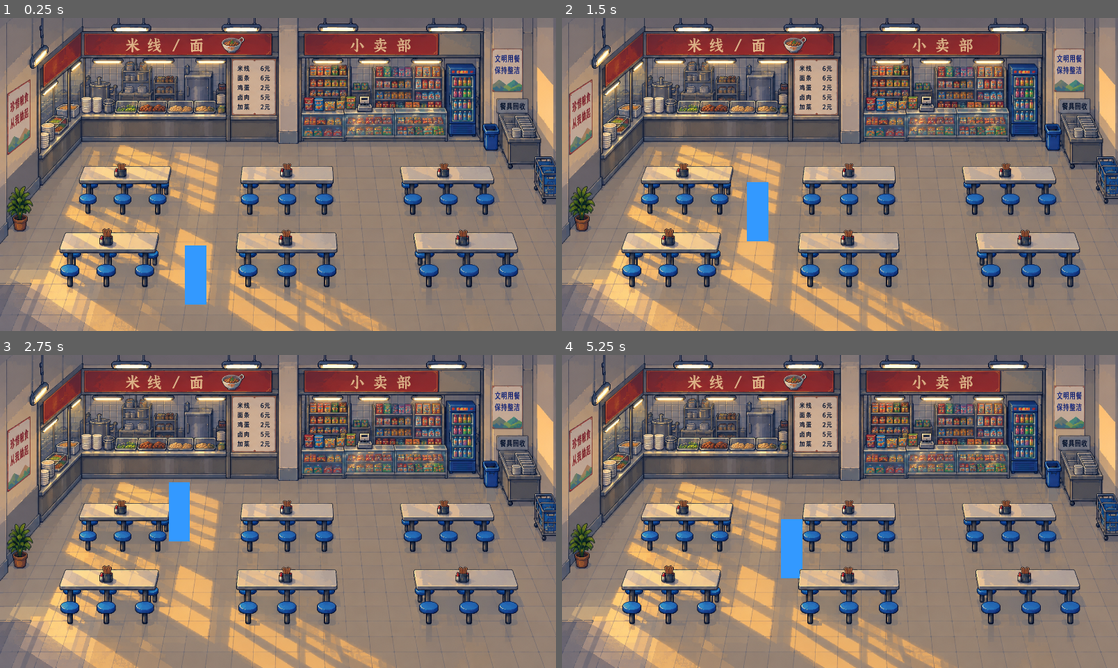
Above: before the commit, frames 1-4 (two rows, left to right).
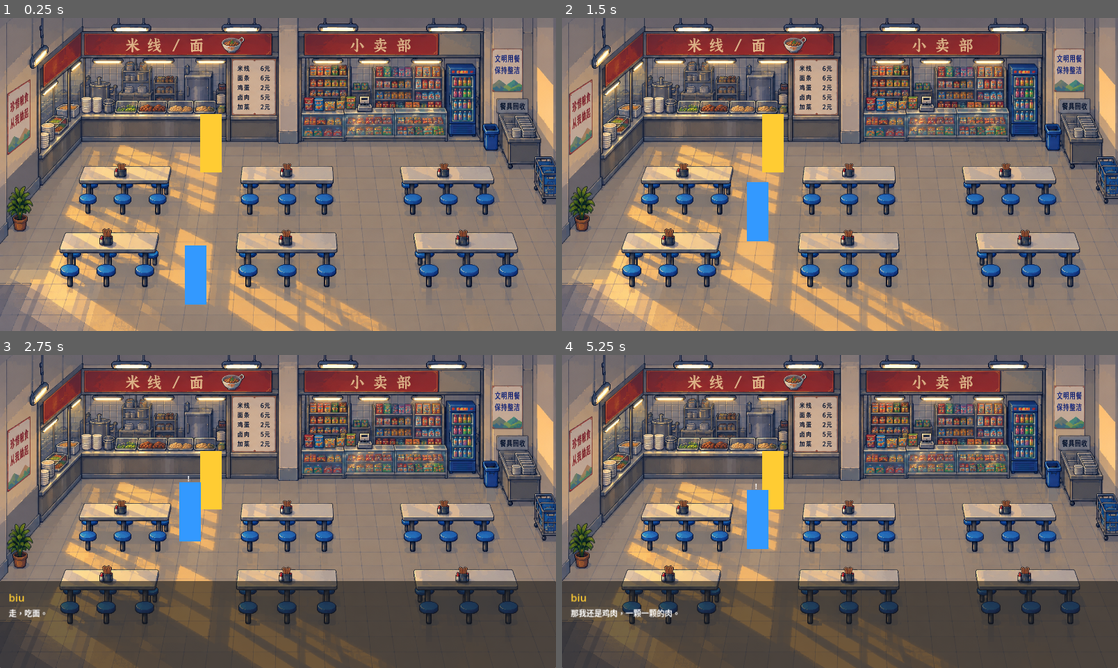
Above: after the commit, the same moments.

Repository: margaret1123/qiu-s-birthday
Game: Godot game, scene res://s02_canteen.tscn
Same seed, same stepped clock (60 frames per second), same inputs: the game is played once before the commit and once after it. This scene is started directly instead of the project's main scene.
Inputs (mouse positions are in pixels of both pictures, inside the frame that each line leads up to):
- Up to frame 1 (0.25 s): no input
- Up to frame 2 (1.5 s): tap Enter (ui_accept) at 0.5, 0.77 s; move the mouse to (812, 237) at 0.52 s; hold Up (ui_up) from 0.53 s (still down); tap E (interact) at 0.6, 1.35 s; move the mouse to (1006, 221) at 1.27 s
- Up to frame 3 (2.75 s): tap Enter (ui_accept) at 1.52 s; move the mouse to (111, 464) at 2.02 s; release Up (ui_up) at 2.03 s; hold Left (ui_left) from 2.03 s (still down); tap E (interact) at 2.1 s
- Up to frame 4 (5.25 s): tap Enter (ui_accept) at 2.75, 3.02, 3.5, 3.77, 4.52 s; move the mouse to (867, 511) at 2.77 s; tap E (interact) every 0.75 s from 2.85 to 5.1 s; move the mouse to (756, 433) at 3.52 s; release Left (ui_left) at 3.53 s; hold Down (ui_down) 3.53-4.28 s; tap Escape (ui_cancel) at 4.15 s; move the mouse to (962, 495) at 4.27 s; hold Right (ui_right) 4.28-5.03 s; move the mouse to (728, 527) at 5.02 s; hold Up (ui_up) from 5.03 s (still down)

The runs differ from the first frame. In frame 1, 0.7% of the frame differs, in the area x 36-40%, y 30-50%; in frame 2, 0.7%; in frame 3, 29%; in frame 4, 29%, in the area x 0-100%, y 30-100%.

Commit message:
feat: complete S02 canteen story
Biu waits at the noodle window, the two of them pick a bowl, and then sit
down at Table5 to eat. The choice does not branch the story: both answers
play out into the same meal and the same bowls, with Biu on the chicken one
and the player on the zhajiang one.

Everything here is local to the scene. The flow lives in s02_canteen.gd as a
scene-local enum, the meal reuses s02_canteen.tscn rather than cutting to a
separate scene, and the walking actors are swapped for two seated sprites
under WorldSort so the existing y-sort keeps doing the occluding. No
manager, no animation system, no save state.

Two things worth knowing:

- The shared DialogueBox closes itself on ui_cancel and emits nothing, which
  mid-meal would strand the player with a hidden body. Rather than widen that
  API for one scene, the scene swallows the cancel while the meal owns the
  screen, and waits on the box closing rather than on dialogue_finished so a
  cancel that did slip through still advances instead of hanging.

- The player's seated sprite carries its own stool. It only swallows the
  stool painted into the background at the scene's full 176px character
  height and at the painted stool's centre x (857.5, not the table's 865);
  a smaller figure leaves the painted seat showing as a second blue ring.
  Biu is drawn at the same 176px, since they are classmates.

The seated art lives in art/characters/Biu/ but is Qiu, the player: twin
tails and a red hair tie, matching art/characters/Qiu/CHAR_MC_*. Left where
it was rather than renamed.

Co-Authored-By: Claude Code <noreply@anthropic.com>

Diff:
--- a/s02_canteen.gd
+++ b/s02_canteen.gd
@@ -1,12 +1,282 @@
 extends Node2D
 
-## S02 "CanteenMorning": the space and its runtime only.
+## S02 "CanteenMorning": Biu waiting at the noodle window, the noodle choice,
+## then the two of them sitting down at Table5 to eat.
 ##
-## The canteen story is not written yet - this scene exists so the S01 -> S02
-## template is proven end to end. Player spawning is handled by GlobalState and
-## player.gd; nothing else belongs here.
-
+## Scene-local only - this flow belongs to this scene and is deliberately not in
+## GlobalState. There is no manager, no separate cutscene scene and no animation
+## system: the meal is the same scene with the walking actors swapped for two
+## seated sprites.
+
+enum FlowState {
+	COUNTER,      ## Biu's four opening lines; the choice opens when they end.
+	NOODLE_REPLY, ## Biu's reaction to the pick; the meal starts when it ends.
+	MEAL_PART_1,  ## The player's lines while seated.
+	MEAL_PART_2,  ## Biu's "把你当男娃娃……", then the ？？？？？ bubble.
+	MEAL_PART_3,  ## Biu's "所以…… / 我们……", then the ！！！！ bubble.
+	LAUGHING,     ## Both sprites bounce, "哈哈哈哈……" on screen.
+	COMPLETED,    ## Meal over; Biu only has the one line left.
+}
+
+const BIU_NAME := "biu"
+## Speaker for the lines the player themselves says at the table.
+const PLAYER_NAME := "你"
+
+## Biu waits in the aisle in front of the 米线/面 window, in the gap between
+## Table1 and Table2. The player reaches them from the S02 spawn without
+## crossing a table, and the interaction zone stays inside that gap so it can
+## never be triggered through a table.
+const BIU_COUNTER_POSITION := Vector2(630, 468)
+
+## Table5 is the staging table. Its occluder sorts at y = 703: Biu sorts just
+## above that so the table's front edge cuts her off at the waist, and the
+## player sorts below it so they read as sitting on the near side.
+##
+## The player's sprite carries its own stool. Two things make it swallow the
+## stool painted into the background instead of doubling it: x is that stool's
+## centre (857.5, not the table's 865), and the figure is drawn at the scene's
+## full 176px character height. The sprite's stool is shorter than the painted
+## one, so at a smaller figure the painted seat stays visible as a second blue
+## ring around it. The y stands the sprite's stool base on the floor.
+const MEAL_BIU_POSITION := Vector2(865, 694)
+const MEAL_PLAYER_POSITION := Vector2(857, 805)
+
+## The hidden player body is parked here so the one Camera2D frames Table5.
+const MEAL_CAMERA_ANCHOR := MEAL_PLAYER_POSITION
+## Open floor below Table5, outside every table's collision box.
+const AFTER_MEAL_SPAWN := Vector2(800, 852)
+## Beside the player, in the same open floor and clear of the table.
+const BIU_AFTER_MEAL_POSITION := Vector2(738, 848)
+
+## Biu's opening lines. The choice only opens once all four have been read.
+const COUNTER_LINES: Array[String] = [
+	"走，吃面。",
+	"我还是鸡肉的。",
+	"一颗一颗的肉。",
+	"你呢？",
+]
+
+## index 0 is the wrong pick, index 1 is what actually happened. This asks what
+## the player wants, not what they end up with: both answers play out into the
+## same meal and the same bowls, so there is no second forced re-pick.
+const CHOICE_OPTIONS: Array[String] = [
+	"鸡肉卤面",
+	"杂酱卤面",
+]
+
+const WRONG_REPLY_LINES: Array[String] = [
+	"？？？",
+	"鸡肉不是我的吗？",
+	"你不是杂酱的？",
+	"口口有肉啊。",
+]
+
+const RIGHT_REPLY_LINES: Array[String] = [
+	"对，杂酱的。",
+	"口口有肉。",
+	"那我还是鸡肉，一颗一颗的肉。",
+]
+
+const MEAL_PART_1_LINES: Array[String] = [
+	"这几天老戴又找我妈谈话了。",
+	"还不是说我跟男生玩得太近。",
+	"我妈就说，没关系。",
+	"我们家孩子就是男娃娃堆里长大的。",
+	"就当男娃娃看待就行。",
+]
+
+const MEAL_BIU_LINES_1: Array[String] = [
+	"哦……",
+	"把你当男娃娃……",
+	"我又跟你走那么近……",
+]
+
+## The trailing off is the joke - these two stay split, not explained.
+const MEAL_BIU_LINES_2: Array[String] = [
+	"所以……",
+	"我们……",
+]
+
+const LAUGH_LINES: Array[String] = [
+	"哈哈哈哈哈哈哈哈哈哈！",
+]
+
+const POST_MEAL_LINES: Array[String] = [
+	"别笑了，快走。",
+]
+
+const QUESTION_EMOTE_SECONDS := 0.5
+const EXCLAIM_EMOTE_SECONDS := 0.45
+
+## Three small hops each. The two of them are staggered so it reads as two
+## people laughing rather than one animation, and the whole thing stays inside
+## about two thirds of a second.
+const LAUGH_BEAT := 0.10
+const LAUGH_BOUNCES: Array[float] = [-4.0, -3.0, -4.0]
+const LAUGH_STAGGER := 0.04
+
+var state: FlowState = FlowState.COUNTER
+
+## True from the moment the meal takes the screen until it gives it back. Only
+## used to swallow the cancel key - see _process.
+var _meal_active := false
+
+@onready var _dialogue_box = $DialogueBox
+@onready var _choice_box = $ChoiceBox
 @onready var _fade = $FadeOverlay
+@onready var _player: CharacterBody2D = $WorldSort/Player
+@onready var _player_body: ColorRect = $WorldSort/Player/Body
+@onready var _interact_indicator: Label = $WorldSort/Player/InteractIndicator
+@onready var _biu: StaticBody2D = $WorldSort/Biu
+@onready var _biu_body: ColorRect = $WorldSort/Biu/Body
+@onready var _meal_biu: Node2D = $WorldSort/MealBiu
+@onready var _meal_biu_sprite: Sprite2D = $WorldSort/MealBiu/Sprite
+@onready var _meal_player: Node2D = $WorldSort/MealPlayer
+@onready var _meal_player_sprite: Sprite2D = $WorldSort/MealPlayer/Sprite
+@onready var _meal_props: Node2D = $WorldSort/MealProps
+@onready var _question_emote: Sprite2D = $WorldSort/MealEmotes/QuestionEmote
+@onready var _exclaim_emote: Sprite2D = $WorldSort/MealEmotes/ExclaimEmote
 
 func _ready() -> void:
+	_dialogue_box.dialogue_finished.connect(_on_dialogue_finished)
+	_choice_box.choice_selected.connect(_on_choice_selected)
+	_biu.dialogue_lines = COUNTER_LINES
 	_fade.fade_in()
+
+func _process(_delta: float) -> void:
+	# DialogueBox closes itself on ui_cancel and emits nothing, which mid-meal
+	# would strand the player with a hidden body and no way to go on. Rather than
+	# widen the shared DialogueBox API for one scene, the scene swallows the
+	# cancel while the meal owns the screen. Parents process before children, so
+	# the action state is already cleared by the time DialogueBox._process reads
+	# it. The segment wait below does not depend on this working.
+	if _meal_active and Input.is_action_pressed("ui_cancel"):
+		Input.action_release("ui_cancel")
+
+func _on_dialogue_finished() -> void:
+	# Only the two window-side phases run off Biu's own dialogue_lines. From the
+	# meal on, every segment is driven explicitly by _run_meal.
+	match state:
+		FlowState.COUNTER:
+			_open_choice()
+		FlowState.NOODLE_REPLY:
+			_begin_meal()
+		_:
+			pass
+
+func _open_choice() -> void:
+	_dialogue_box.hide_dialogue()
+	# Deferred so the press that closed the last line is not seen again by the
+	# choice box on the same frame.
+	_choice_box.call_deferred("show_choices", CHOICE_OPTIONS)
+
+func _on_choice_selected(index: int) -> void:
+	# The choice box has already hidden itself by the time this runs. Biu's reply
+	# is parked on the NPC rather than played from here, so that cancelling it
+	# and talking to Biu again simply replays it instead of dead-ending.
+	_biu.dialogue_lines = WRONG_REPLY_LINES if index == 0 else RIGHT_REPLY_LINES
+	state = FlowState.NOODLE_REPLY
+	# Deferred for the same reason as the choice box: the press that picked this
+	# option must not also advance the first reply line it just opened.
+	_dialogue_box.call_deferred("show_dialogue", BIU_NAME, _biu.dialogue_lines)
+
+## Opens one DialogueBox segment and waits a frame so the box is really up before
+## anything polls it. Deferred so the key press that opened it is not read again
+## by DialogueBox._process on that same frame.
+func _show_segment(speaker: String, lines: Array[String]) -> void:
+	_dialogue_box.call_deferred("show_dialogue", speaker, lines)
+	await get_tree().process_frame
+
+## Waits for the open segment to close. Polled rather than awaiting
+## dialogue_finished on purpose: if a cancel ever did slip through, the box still
+## closes and the cutscene carries on instead of hanging on a signal that will
+## never arrive.
+func _await_segment_closed() -> void:
+	while _dialogue_box.is_open():
+		await get_tree().process_frame
+
+func _blink_emote(emote: Sprite2D, seconds: float) -> void:
+	emote.visible = true
+	await get_tree().create_timer(seconds).timeout
+	emote.visible = false
+
+func _begin_meal() -> void:
+	_meal_active = true
+	state = FlowState.MEAL_PART_1
+	_player.set_physics_process(false)
+	# Cutscene actor pause, not a modal: Biu must not be re-interactable while
+	# sitting at the table.
+	_biu.set_process(false)
+	await _fade.fade_out()
+	_player_body.visible = false
+	_biu_body.visible = false
+	# Park the hidden body so the one Camera2D settles on Table5. Done before the
+	# prompt is re-hidden because the teleport can trip Biu's InteractionArea.
+	_player.position = MEAL_CAMERA_ANCHOR
+	_interact_indicator.visible = false
+	_meal_biu.visible = true
+	_meal_player.visible = true
+	_meal_props.visible = true
+	await _fade.fade_in()
+	await _run_meal()
+
+func _run_meal() -> void:
+	# Each beat is its own DialogueBox segment. A finished segment is what
+	# advances the flow, so nothing needs a per-line callback.
+	state = FlowState.MEAL_PART_1
+	await _show_segment(PLAYER_NAME, MEAL_PART_1_LINES)
+	await _await_segment_closed()
+
+	state = FlowState.MEAL_PART_2
+	await _show_segment(BIU_NAME, MEAL_BIU_LINES_1)
+	await _await_segment_closed()
+	await _blink_emote(_question_emote, QUESTION_EMOTE_SECONDS)
+
+	state = FlowState.MEAL_PART_3
+	await _show_segment(BIU_NAME, MEAL_BIU_LINES_2)
+	await _await_segment_closed()
+	await _blink_emote(_exclaim_emote, EXCLAIM_EMOTE_SECONDS)
+
+	state = FlowState.LAUGHING
+	await _show_segment(BIU_NAME, LAUGH_LINES)
+	await _bounce_laugh()
+	# Waits for the player's own confirm if they are still reading.
+	await _await_segment_closed()
+
+	await _finish_meal()
+
+## Only the Sprite2D children move. The MealBiu / MealPlayer anchors keep their
+## y, so the draw order over Table5 never changes while they laugh.
+func _bounce_laugh() -> void:
+	_laugh_tween(_meal_biu_sprite, 0.0)
+	# The staggered one finishes last, so it is the one worth waiting on.
+	await _laugh_tween(_meal_player_sprite, LAUGH_STAGGER).finished
+
+func _laugh_tween(sprite: Sprite2D, delay: float) -> Tween:
+	var base := sprite.position
+	var tween := create_tween()
+	if delay > 0.0:
+		tween.tween_interval(delay)
+	for height in LAUGH_BOUNCES:
+		tween.tween_property(sprite, "position", base + Vector2(0, height), LAUGH_BEAT)
+		tween.tween_property(sprite, "position", base, LAUGH_BEAT)
+	return tween
+
+func _finish_meal() -> void:
+	state = FlowState.COMPLETED
+	_meal_active = false
+	await _fade.fade_out()
+	_meal_biu.visible = false
+	_meal_player.visible = false
+	_meal_props.visible = false
+	_question_emote.visible = false
+	_exclaim_emote.visible = false
+	_player.position = AFTER_MEAL_SPAWN
+	_biu.position = BIU_AFTER_MEAL_POSITION
+	_player_body.visible = true
+	_biu_body.visible = true
+	_player.set_physics_process(true)
+	_biu.set_process(true)
+	# From here on Biu only has the one line, and the meal cannot replay.
+	_biu.dialogue_lines = POST_MEAL_LINES
+	await _fade.fade_in()
--- a/s02_canteen.tscn
+++ b/s02_canteen.tscn
@@ -1,11 +1,18 @@
-[gd_scene load_steps=20 format=3 uid="uid://bk1o02vey1hzy"]
+[gd_scene load_steps=33 format=3 uid="uid://bk1o02vey1hzy"]
 
 [ext_resource type="Texture2D" path="res://art/bg/S02_canteen_morning_bg.png" id="1_bg"]
 [ext_resource type="PackedScene" uid="uid://bvt8qnxwqy3ey" path="res://player.tscn" id="2_player"]
+[ext_resource type="PackedScene" uid="uid://duah71j3glpcq" path="res://npc.tscn" id="3_biu"]
 [ext_resource type="PackedScene" uid="uid://d2u0lp08bk2p2" path="res://dialogue_box.tscn" id="4_dialogue"]
 [ext_resource type="PackedScene" uid="uid://cq7x2m4vb9n8t" path="res://choice_box.tscn" id="5_choice"]
 [ext_resource type="PackedScene" uid="uid://d6m8lpzh34r5y" path="res://fade_overlay.tscn" id="6_fade"]
 [ext_resource type="Script" path="res://s02_canteen.gd" id="7_canteengd"]
+[ext_resource type="Texture2D" path="res://art/characters/Biu/有凳子背对着398daf83-38ad-44d7-ba85-dc70b7573d79.png" id="8_qiu_seated_back"]
+[ext_resource type="Texture2D" path="res://art/characters/Biu/坐姿正面a6cbf586-1893-46b9-aee1-d63f2f4fd9f6.png" id="9_biu_seated_front"]
+[ext_resource type="Texture2D" path="res://art/道具/PROP_chicken_lumian.png" id="10_chicken_lumian"]
+[ext_resource type="Texture2D" path="res://art/道具/PROP_zhajiang_lumian.png" id="11_zhajiang_lumian"]
+[ext_resource type="Texture2D" path="res://art/UI/？？？？？da8beeea-8aed-4f98-878f-bf06ce9050d1.png" id="12_question_emote"]
+[ext_resource type="Texture2D" path="res://art/UI/！！！！b83567b8-b2da-4582-a89a-3d073f4ee10f.png" id="13_exclaim_emote"]
 
 [sub_resource type="RectangleShape2D" id="RectangleShape2D_left_wall"]
 size = Vector2(110, 941)
@@ -45,6 +52,30 @@
 
 [sub_resource type="RectangleShape2D" id="RectangleShape2D_table_6"]
 size = Vector2(308, 135)
+
+[sub_resource type="AtlasTexture" id="AtlasTexture_qiu_seated_back"]
+atlas = ExtResource("8_qiu_seated_back")
+region = Rect2(366, 100, 499, 1109)
+
+[sub_resource type="AtlasTexture" id="AtlasTexture_biu_seated_front"]
+atlas = ExtResource("9_biu_seated_front")
+region = Rect2(230, 134, 534, 1305)
+
+[sub_resource type="AtlasTexture" id="AtlasTexture_chicken_lumian"]
+atlas = ExtResource("10_chicken_lumian")
+region = Rect2(90, 216, 1074, 902)
+
+[sub_resource type="AtlasTexture" id="AtlasTexture_zhajiang_lumian"]
+atlas = ExtResource("11_zhajiang_lumian")
+region = Rect2(135, 306, 978, 766)
+
+[sub_resource type="AtlasTexture" id="AtlasTexture_question_emote"]
+atlas = ExtResource("12_question_emote")
+region = Rect2(302, 276, 650, 717)
+
+[sub_resource type="AtlasTexture" id="AtlasTexture_exclaim_emote"]
+atlas = ExtResource("13_exclaim_emote")
+region = Rect2(370, 362, 514, 563)
 
 [node name="CanteenMorning" type="Node2D"]
 script = ExtResource("7_canteengd")
@@ -158,6 +189,69 @@
 limit_right = 1672
 limit_bottom = 941
 
+[node name="Biu" parent="WorldSort" instance=ExtResource("3_biu")]
+position = Vector2(630, 468)
+npc_name = "biu"
+interaction_offset = Vector2(0, 20)
+interaction_size = Vector2(140, 140)
+
+[node name="MealBiu" type="Node2D" parent="WorldSort"]
+visible = false
+position = Vector2(865, 694)
+
+[node name="Sprite" type="Sprite2D" parent="WorldSort/MealBiu"]
+texture = SubResource("AtlasTexture_biu_seated_front")
+centered = false
+offset = Vector2(-267, -1305)
+scale = Vector2(0.134866, 0.134866)
+
+[node name="MealPlayer" type="Node2D" parent="WorldSort"]
+visible = false
+position = Vector2(857, 805)
+
+[node name="Sprite" type="Sprite2D" parent="WorldSort/MealPlayer"]
+texture = SubResource("AtlasTexture_qiu_seated_back")
+centered = false
+offset = Vector2(-249.5, -1109)
+scale = Vector2(0.158702, 0.158702)
+
+[node name="MealProps" type="Node2D" parent="WorldSort"]
+visible = false
+z_index = 1
+
+[node name="BiuNoodle" type="Sprite2D" parent="WorldSort/MealProps"]
+position = Vector2(792, 676)
+texture = SubResource("AtlasTexture_chicken_lumian")
+centered = false
+offset = Vector2(-537, -902)
+scale = Vector2(0.054004, 0.054004)
+
+[node name="PlayerNoodle" type="Sprite2D" parent="WorldSort/MealProps"]
+position = Vector2(938, 690)
+texture = SubResource("AtlasTexture_zhajiang_lumian")
+centered = false
+offset = Vector2(-489, -766)
+scale = Vector2(0.059305, 0.059305)
+
+[node name="MealEmotes" type="Node2D" parent="WorldSort"]
+z_index = 2
+
+[node name="QuestionEmote" type="Sprite2D" parent="WorldSort/MealEmotes"]
+visible = false
+position = Vector2(857, 622)
+texture = SubResource("AtlasTexture_question_emote")
+centered = false
+offset = Vector2(-325, -717)
+scale = Vector2(0.086154, 0.086154)
+
+[node name="ExclaimEmote" type="Sprite2D" parent="WorldSort/MealEmotes"]
+visible = false
+position = Vector2(865, 512)
+texture = SubResource("AtlasTexture_exclaim_emote")
+centered = false
+offset = Vector2(-257, -563)
+scale = Vector2(0.108949, 0.108949)
+
 [node name="DialogueBox" parent="." instance=ExtResource("4_dialogue")]
 
 [node name="ChoiceBox" parent="." instance=ExtResource("5_choice")]
Binary file added: art/UI/！！！！b83567b8-b2da-4582-a89a-3d073f4ee10f.png
Binary file added: art/UI/？？？？？da8beeea-8aed-4f98-878f-bf06ce9050d1.png
Binary file added: art/characters/Biu/坐姿正面a6cbf586-1893-46b9-aee1-d63f2f4fd9f6.png
Binary file added: art/characters/Biu/有凳子背对着398daf83-38ad-44d7-ba85-dc70b7573d79.png
Binary file added: art/道具/PROP_chicken_lumian.png
Binary file added: art/道具/PROP_zhajiang_lumian.png
